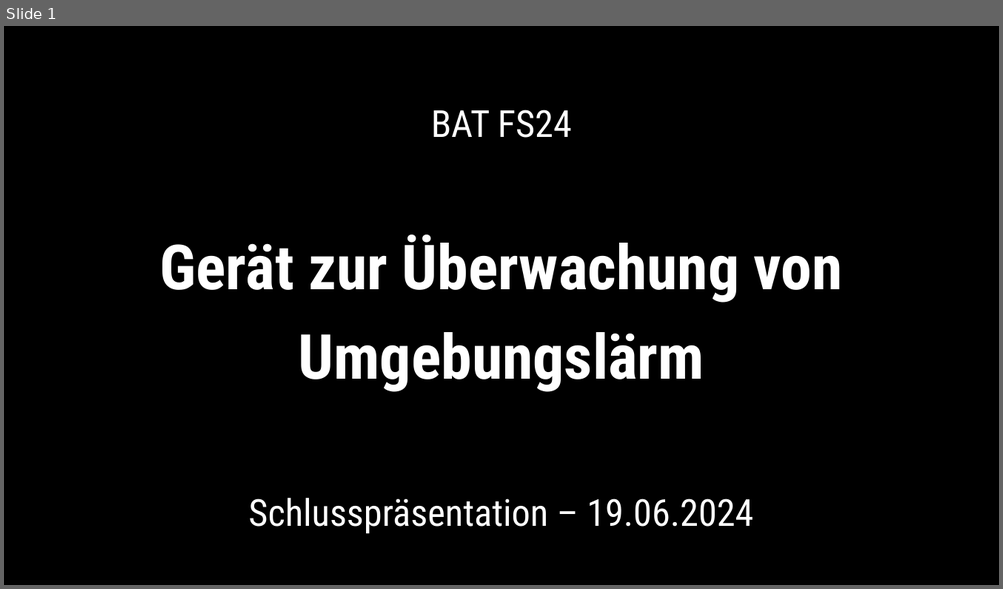
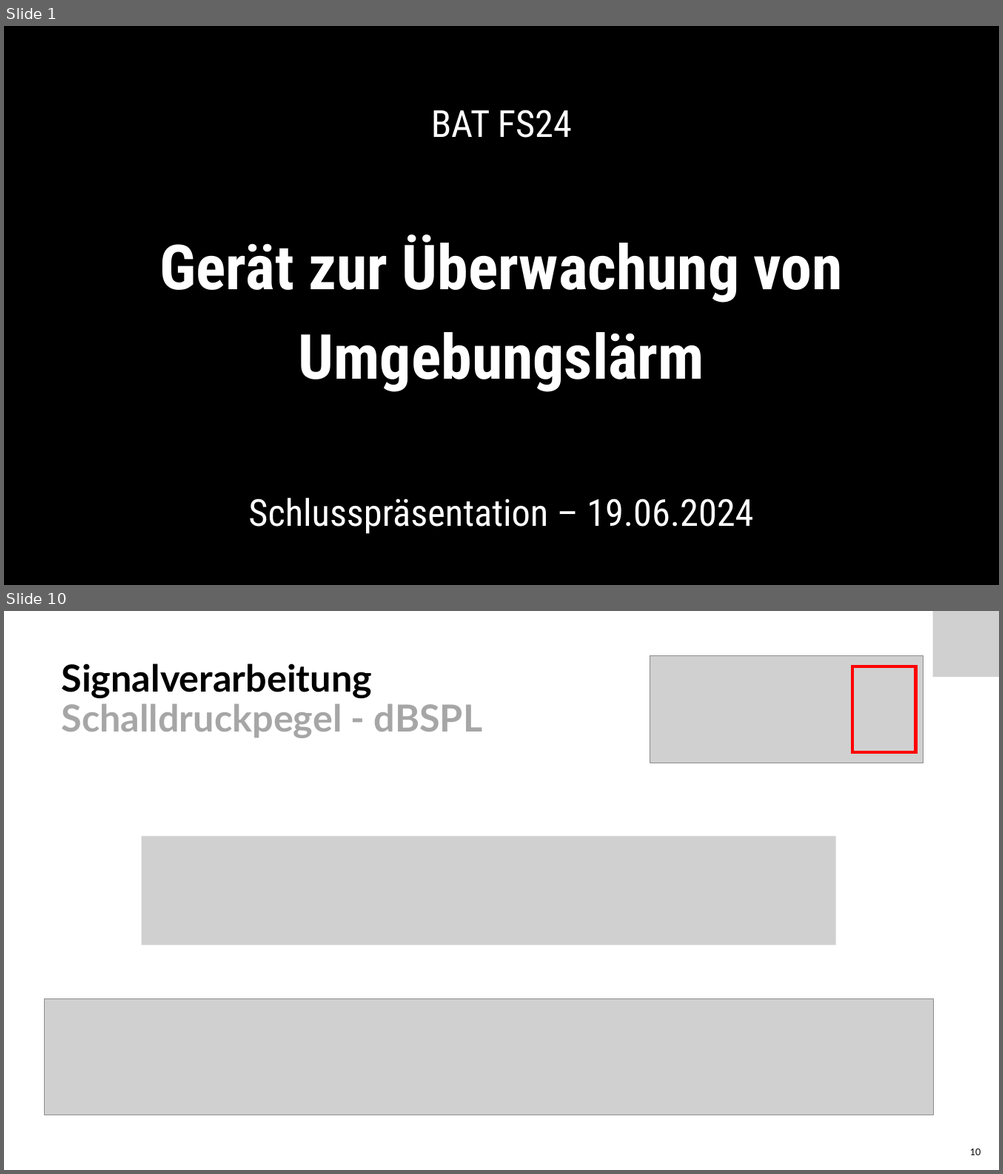
Before and after one commit to Froster2406/BAT2024, a slide deck: Dokumentation/presentation/BAT-EIT-FS24-Präs-Nicora-1507146.pptx. Shown one above the other, each under a label of ours: slide 1 before the commit, slides 1 and 10 after it; the slides between them are not shown. The pictures are 1003x589 and 1003x1174 pixels, drawn with LibreOffice and Linux fonts; fonts in the diff are those of the drawing; grey boxes stand for pictures; background and template pictures are left out; a plain dark background stands for a picture behind light text. Boxes give left, top, right and bottom in pixels: in the first picture for what was removed or moved away, otherwise in the second. Text is boxed around its words. In the diff, an @@ line names an element or a change of style, - is before the commit and + after.

```diff
--- a/Dokumentation/presentation/BAT-EIT-FS24-Präs-Nicora-1507146.pptx
+++ b/Dokumentation/presentation/BAT-EIT-FS24-Präs-Nicora-1507146.pptx
@@ slide 10 added at bbox=[4, 611, 999, 1170], background #FFFFFF @@
@@ picture added at bbox=[933, 611, 999, 678] @@
@@ title added at bbox=[62, 664, 482, 738], 36 pt, text #A6A6A6, bold @@
+Signalverarbeitung
+Schalldruckpegel - dBSPL
@@ picture added at bbox=[650, 655, 923, 763] @@
@@ rectangle added at bbox=[852, 667, 916, 753], outline #FF0000 3 pt @@
@@ picture added at bbox=[142, 836, 836, 945] @@
@@ picture added at bbox=[44, 999, 933, 1116] @@
@@ page number added at bbox=[970, 1149, 981, 1156], 9 pt, text #000000 @@
+10
```
Also in this commit, not shown: 17 slides changed, 2 other slides added, 2 other files.
